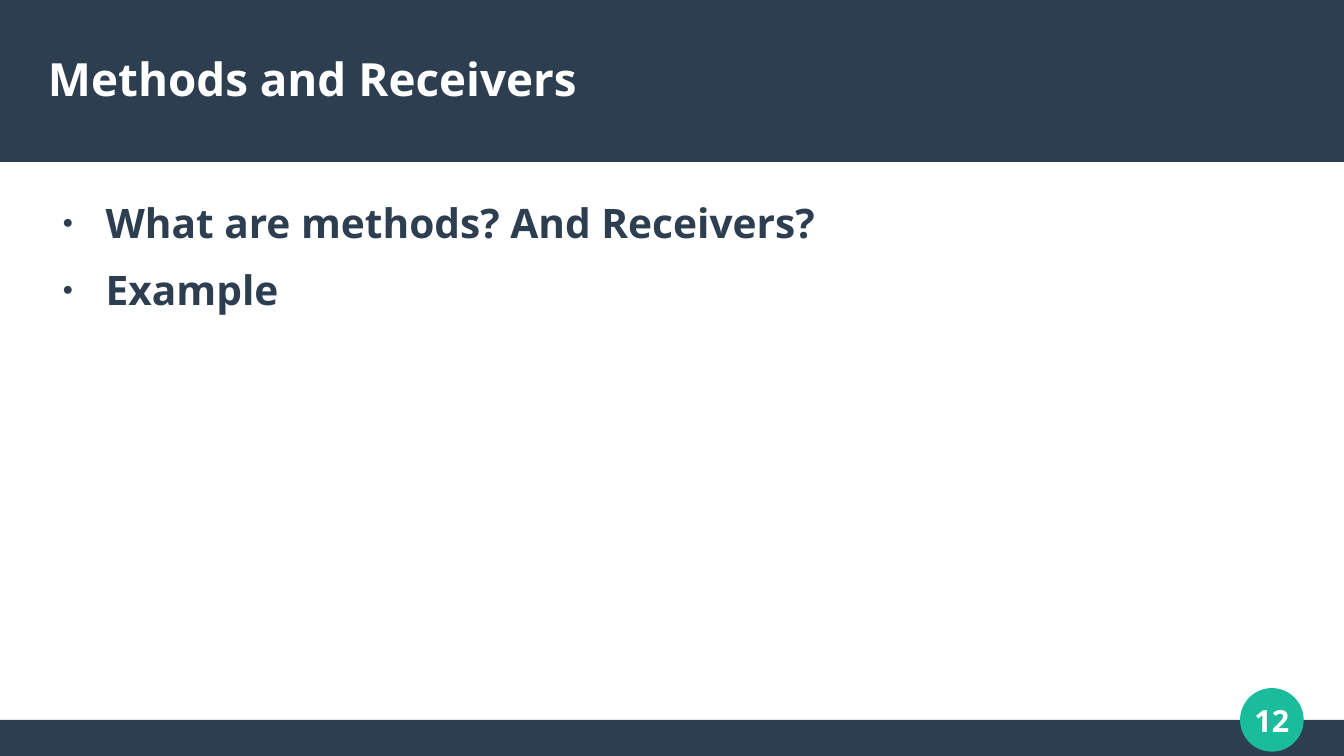
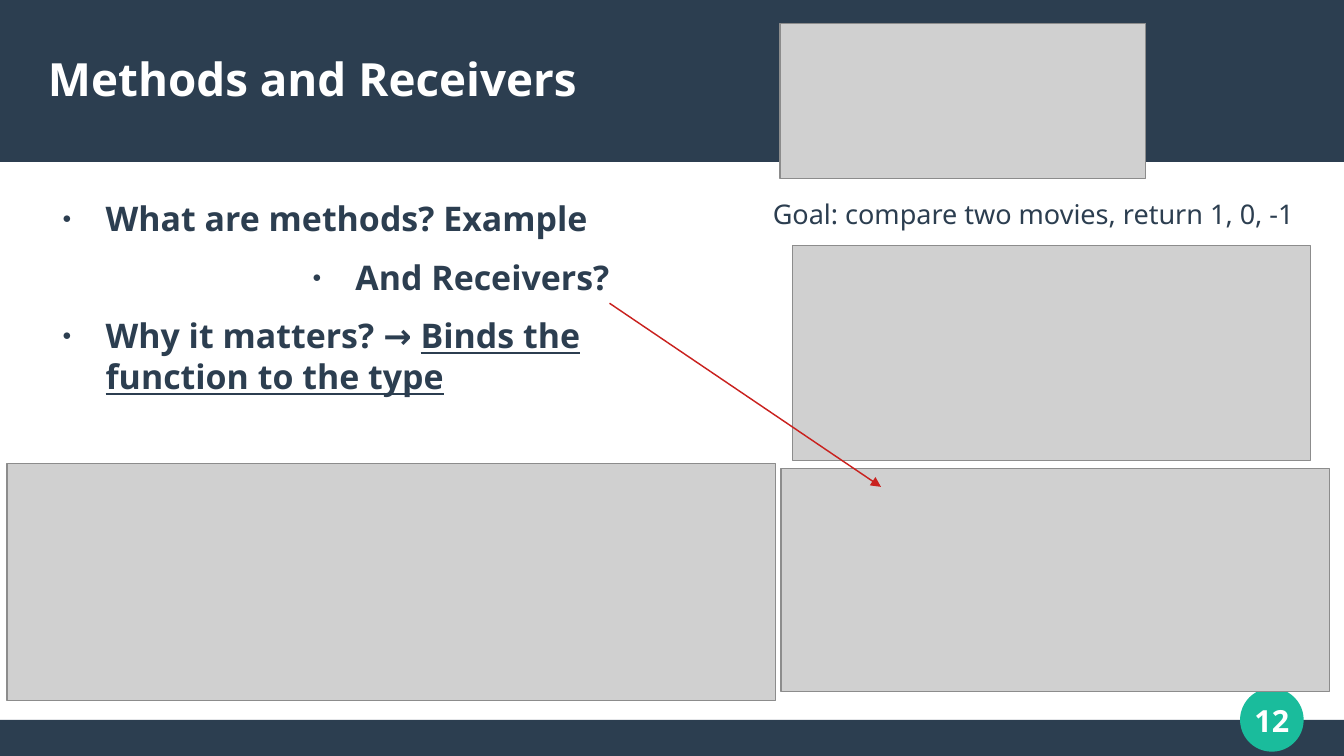
Before and after one commit to calvincramer/golang-training-2-completed, a slide deck: slide 12 of presentation-2.odp. Drawn at 1344x756 pixels with LibreOffice and Linux fonts; fonts in the diff are those of the drawing; grey boxes stand for pictures. Boxes give left, top, right and bottom in pixels: in the first picture for what was removed or moved away, otherwise in the second. Text is boxed around its words. In the diff, an @@ line names an element or a change of style, - is before the commit and + after.

```diff
--- a/presentation-2.odp
+++ b/presentation-2.odp
@@ picture added at (x1=781, y1=23, x2=1146, y2=178) @@
@@ text at (x1=106, y1=205, x2=609, y2=397): text changed; size 24 to 20 pt @@
-● What are methods? And Receivers?
-● Example
+● What are methods? Example
+● And Receivers?
+● Why it matters? → Binds the function to the type
@@ text added at (x1=773, y1=203, x2=1293, y2=231), 16 pt, text #2C3E50 @@
+Goal: compare two movies, return 1, 0, -1
@@ picture added at (x1=793, y1=245, x2=1311, y2=460) @@
@@ arrow added from (610, 304) to (882, 487), #C9211E 0.85 pt @@
@@ picture added at (x1=7, y1=463, x2=777, y2=701) @@
@@ picture added at (x1=782, y1=468, x2=1331, y2=692) @@
```
Also in this commit, not shown: 17 other slides changed, 5 slides added, 1 slide removed, 1 other file.
